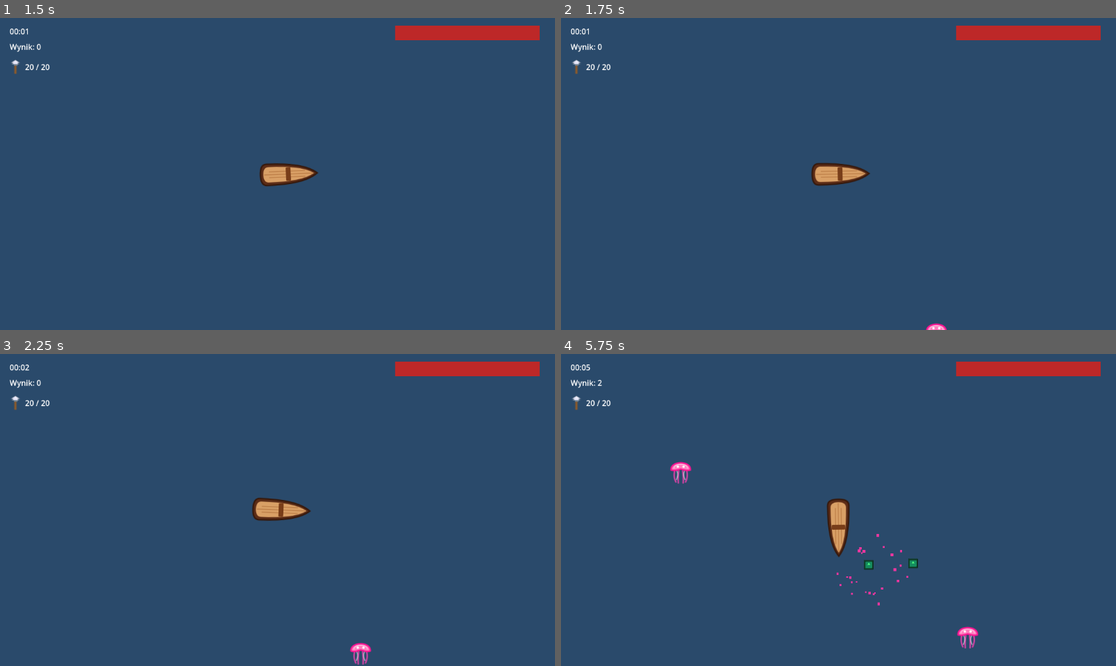
Above: before the commit, frames 1-4 (two rows, left to right).
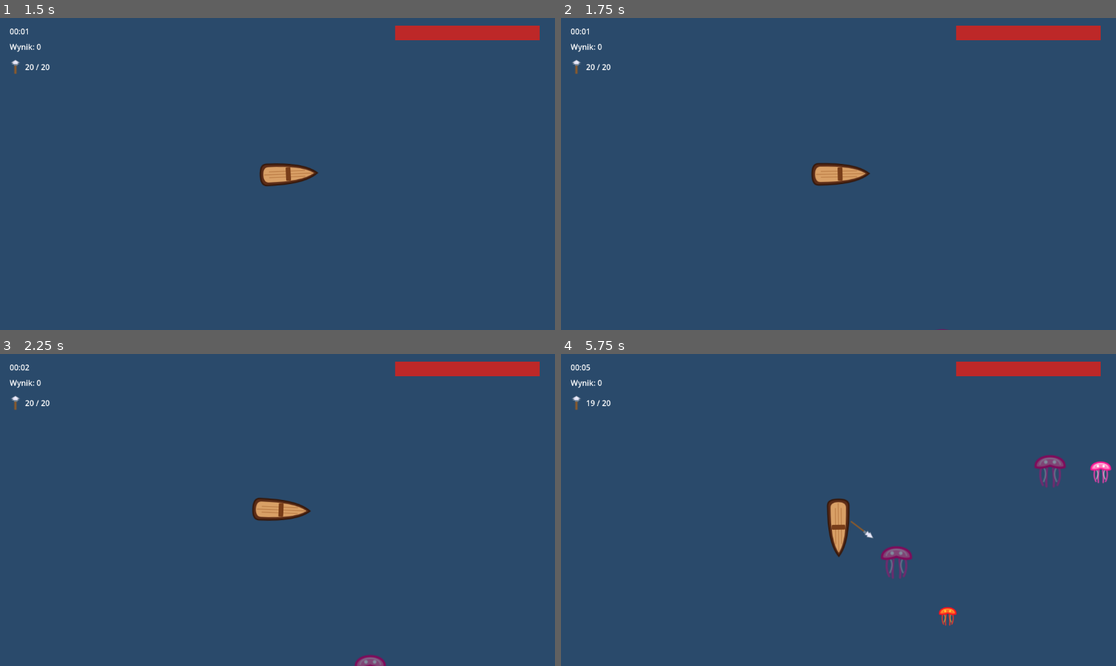
Above: after the commit, the same moments.

Repository: stap1/SCIM
Game: Godot game, scene res://scenes/Main.tscn
Two runs of this game, one before a commit and one after it. Both use one fixed random seed, a clock stepped at 60 frames per second and the inputs below. The engine's default icon, where the game draws it, is replaced by a stand-in: a white triangle on a blue panel in a dark square.
Inputs (mouse positions are in pixels of both pictures, inside the frame that each line leads up to):
- Up to frame 1 (1.5 s): tap Enter at 0.5 s; move the mouse to (399, 158) at 0.52 s; hold Right 0.53-1.25 s; hold Shift 0.53-1.25 s; click (399, 158) at 0.67 s; drag from (166, 189) to (294, 174) at 1.27 s
- Up to frame 2 (1.75 s): no input
- Up to frame 3 (2.25 s): move the mouse to (333, 441) at 2.02 s; hold Right from 2.03 s (still down); tap Ctrl at 2.1 s
- Up to frame 4 (5.75 s): release Right at 2.75 s; drag from (810, 572) to (672, 463) at 2.77 s; move the mouse to (1005, 556) at 3.52 s; hold Left 3.53-4.25 s; tap Alt at 3.6 s; drag from (672, 463) to (882, 600) at 4.27 s; move the mouse to (866, 510) at 5.02 s; hold Down from 5.03 s (still down); hold Shift from 5.03 s (still down); click (866, 510) at 5.17 s

Frame 1 is identical in both runs. In frame 2, less than 0.1% of the frame differs, in the area x 65-70%, y 97-100%; in frame 3, 0.3%; in frame 4, 1.5%, in the area x 4-100%, y 8-95%.

Commit message:
@ Krok 16: drugi i trzeci typ wroga (Barracuda, Shark)
- barracuda.tscn: enemy.gd, speed=160, max_health=8, kill_score=2 (szybka, slaba),
  sprite placeholder modulowany na zolto
- shark.tscn: enemy.gd, speed=50, max_health=40, kill_score=5 (wolny, twardy),
  wiekszy sprite (scale 1.5) modulowany na szaro, kolizja r=20
- Oba uzywaja tego samego enemy.gd (jedna baza, brak kopiuj-wklej), sa w grupie
  "enemies", layer 2 - dzialaja z auto-attackiem i Hurtboxem bez zmian
- enemy_spawner.gd: metoda spawn_enemy(scene: PackedScene); _on_timeout losuje
  jeden z trzech typow (tymczasowo, krok 17 zastapi krzywa trudnosci)
- test/test_enemy_types.gd: staty Barracuda/Shark, przynaleznosc do grupy,
  poprawny kill_score per typ przy smiertelnym take_damage

Knockback Sharka pominiety (opcjonalny; kontakt jest po stronie Hurtboxa lodzi).

64/64 testow GUT zielonych. Smoke-run bez bledow.

Co-Authored-By: Claude Opus 4.8 <noreply@anthropic.com>
@

Diff:
--- /dev/null
+++ b/scenes/enemies/barracuda.tscn
@@ -0,0 +1,27 @@
+[gd_scene load_steps=5 format=3]
+
+[ext_resource type="Script" path="res://scripts/systems/enemy.gd" id="1_enemy"]
+[ext_resource type="Texture2D" path="res://assets/meduza.svg.svg" id="2_tex"]
+[ext_resource type="AudioStream" path="res://audio/sfx/FSFoley_Water_Drop_fx_BANDLAB.wav" id="3_spawn"]
+
+[sub_resource type="CircleShape2D" id="CircleShape2D_body"]
+radius = 14.0
+
+[node name="Barracuda" type="CharacterBody2D" groups=["enemies"]]
+collision_layer = 2
+collision_mask = 0
+script = ExtResource("1_enemy")
+speed = 160.0
+max_health = 8.0
+kill_score = 2
+
+[node name="Sprite2D" type="Sprite2D" parent="."]
+modulate = Color(1, 0.85, 0.2, 1)
+scale = Vector2(0.85, 0.85)
+texture = ExtResource("2_tex")
+
+[node name="CollisionShape2D" type="CollisionShape2D" parent="."]
+shape = SubResource("CircleShape2D_body")
+
+[node name="SpawnSound" type="AudioStreamPlayer2D" parent="."]
+stream = ExtResource("3_spawn")
--- /dev/null
+++ b/scenes/enemies/shark.tscn
@@ -0,0 +1,27 @@
+[gd_scene load_steps=5 format=3]
+
+[ext_resource type="Script" path="res://scripts/systems/enemy.gd" id="1_enemy"]
+[ext_resource type="Texture2D" path="res://assets/meduza.svg.svg" id="2_tex"]
+[ext_resource type="AudioStream" path="res://audio/sfx/FSFoley_Water_Drop_fx_BANDLAB.wav" id="3_spawn"]
+
+[sub_resource type="CircleShape2D" id="CircleShape2D_body"]
+radius = 20.0
+
+[node name="Shark" type="CharacterBody2D" groups=["enemies"]]
+collision_layer = 2
+collision_mask = 0
+script = ExtResource("1_enemy")
+speed = 50.0
+max_health = 40.0
+kill_score = 5
+
+[node name="Sprite2D" type="Sprite2D" parent="."]
+modulate = Color(0.5, 0.55, 0.62, 1)
+scale = Vector2(1.5, 1.5)
+texture = ExtResource("2_tex")
+
+[node name="CollisionShape2D" type="CollisionShape2D" parent="."]
+shape = SubResource("CircleShape2D_body")
+
+[node name="SpawnSound" type="AudioStreamPlayer2D" parent="."]
+stream = ExtResource("3_spawn")
--- a/scripts/systems/enemy_spawner.gd
+++ b/scripts/systems/enemy_spawner.gd
@@ -1,14 +1,18 @@
 extends Node
 
-# Spawner wrogow. Co spawn_interval tworzy Jellyfish na obrzezu widoku
-# i ustawia cel na lodz (grupa "player").
+# Spawner wrogow. Co spawn_interval tworzy losowy typ wroga na obrzezu widoku
+# i ustawia cel na lodz (grupa "player"). Wszystkie typy uzywaja enemy.gd (jedna baza).
 
 @export var spawn_interval: float = 1.0
 @export var max_enemies: int = 30
 
-const EnemyScene := preload("res://scenes/enemies/enemy.tscn")
+const JellyfishScene := preload("res://scenes/enemies/enemy.tscn")
+const BarracudaScene := preload("res://scenes/enemies/barracuda.tscn")
+const SharkScene := preload("res://scenes/enemies/shark.tscn")
 const DeathBurstScene := preload("res://scenes/death_burst.tscn")
 const XpOrbScene := preload("res://scenes/xp_orb.tscn")
+
+var _enemy_scenes: Array[PackedScene] = [JellyfishScene, BarracudaScene, SharkScene]
 
 var _timer: Timer
 
@@ -24,23 +28,26 @@
 		return
 	if get_tree().get_nodes_in_group("enemies").size() >= max_enemies:
 		return
+	# Tymczasowo: losowy typ z trzech (krok 17 zastapi to krzywa trudnosci).
+	spawn_enemy(_enemy_scenes[randi() % _enemy_scenes.size()])
 
+func spawn_enemy(scene: PackedScene) -> Node:
 	var player := get_tree().get_first_node_in_group("player")
 	var vp_size := get_viewport().get_visible_rect().size
-	var edge := randi() % 4
-	var pos := spawn_position_for_edge(edge, vp_size)
+	var pos := spawn_position_for_edge(randi() % 4, vp_size)
 
 	# Spawn wzgledem widoku gracza (kamera sledzi lodz).
 	if player != null:
 		pos += player.global_position - vp_size / 2.0
 
-	var enemy := EnemyScene.instantiate()
+	var enemy := scene.instantiate()
 	get_parent().add_child(enemy)
 	enemy.global_position = pos
 	if player != null and enemy.has_method("set_target"):
 		enemy.set_target(player)
-	# Particle smierci spawnujemy do current_scene (nie do znikajacego wroga).
-	enemy.died.connect(_on_enemy_died)
+	if enemy.has_signal("died"):
+		enemy.died.connect(_on_enemy_died)
+	return enemy
 
 func _on_enemy_died(pos: Vector2) -> void:
 	var burst := DeathBurstScene.instantiate()
--- /dev/null
+++ b/test/test_enemy_types.gd
@@ -0,0 +1,52 @@
+extends GutTest
+
+# KROK 16 (Prompt 16): trzy typy wrogow z jednej bazy (enemy.gd), rozne eksporty.
+
+const BarracudaScene := preload("res://scenes/enemies/barracuda.tscn")
+const SharkScene := preload("res://scenes/enemies/shark.tscn")
+
+func before_each() -> void:
+	GameState.reset()
+
+func test_barracuda_stats() -> void:
+	var b = BarracudaScene.instantiate()
+	add_child_autofree(b)
+	await wait_physics_frames(1)
+	assert_almost_eq(b.max_health, 8.0, 0.001, "Barracuda max_health 8")
+	assert_almost_eq(b.speed, 160.0, 0.001, "Barracuda speed 160")
+	assert_eq(b.kill_score, 2, "Barracuda kill_score 2")
+
+func test_shark_stats() -> void:
+	var s = SharkScene.instantiate()
+	add_child_autofree(s)
+	await wait_physics_frames(1)
+	assert_almost_eq(s.max_health, 40.0, 0.001, "Shark max_health 40")
+	assert_almost_eq(s.speed, 50.0, 0.001, "Shark speed 50")
+	assert_eq(s.kill_score, 5, "Shark kill_score 5")
+
+func test_both_in_enemies_group() -> void:
+	var b = BarracudaScene.instantiate()
+	var s = SharkScene.instantiate()
+	add_child_autofree(b)
+	add_child_autofree(s)
+	await wait_physics_frames(1)
+	assert_true(b.is_in_group("enemies"), "Barracuda w grupie enemies")
+	assert_true(s.is_in_group("enemies"), "Shark w grupie enemies")
+
+func test_kill_score_per_type() -> void:
+	var b = BarracudaScene.instantiate()
+	add_child_autofree(b)
+	await wait_physics_frames(1)
+	var before: int = GameState.score
+	b.take_damage(b.max_health) # smiertelne -> die() -> add_score(kill_score)
+	assert_eq(GameState.score, before + 2, "Barracuda daje kill_score 2 do GameState")
+	await wait_physics_frames(1)
+
+	GameState.reset()
+	var s = SharkScene.instantiate()
+	add_child_autofree(s)
+	await wait_physics_frames(1)
+	var before2: int = GameState.score
+	s.take_damage(s.max_health)
+	assert_eq(GameState.score, before2 + 5, "Shark daje kill_score 5 do GameState")
+	await wait_physics_frames(1)
Not shown, added: test/test_enemy_types.gd.uid
